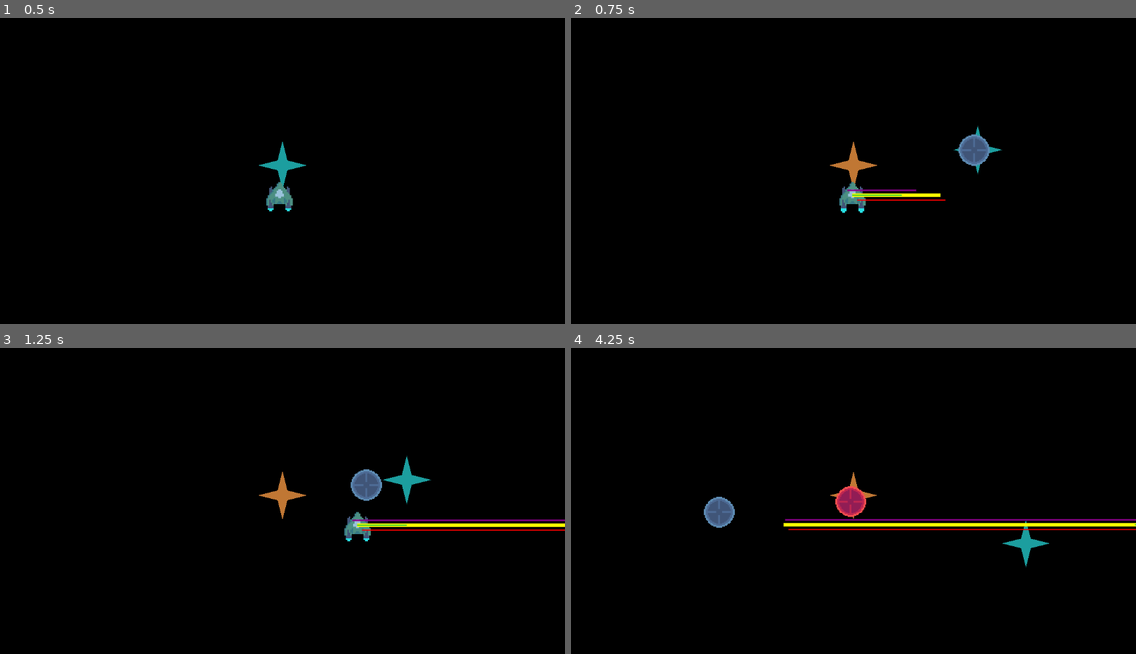
Above: before the commit, frames 1-4 (two rows, left to right).
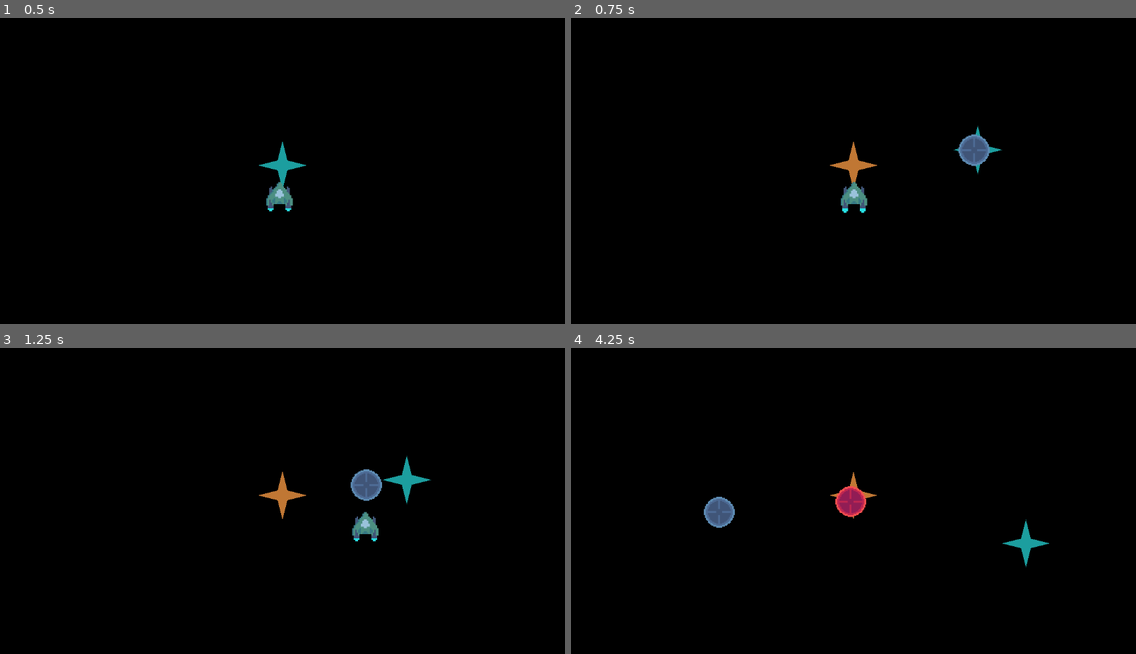
Above: after the commit, the same moments.

Repository: townofdon/godot-physics-test-2d
Game: Godot game, scene res://gameplay.tscn
The game is run twice, just before and just after one commit, with the same random seed, the same clock (stepped at 60 frames per second) and the same inputs.
Inputs (mouse positions are in pixels of both pictures, inside the frame that each line leads up to):
- Up to frame 1 (0.5 s): no input
- Up to frame 2 (0.75 s): move the mouse to (977, 149) at 0.52 s; hold D (right) from 0.53 s (still down); hold Shift (shift) from 0.53 s (still down); click (977, 149) at 0.67 s
- Up to frame 3 (1.25 s): keep holding D (right); keep holding Shift (shift)
- Up to frame 4 (4.25 s): release D (right) at 1.25 s; release Shift (shift) at 1.25 s; drag from (740, 510) to (825, 559) at 1.27 s; move the mouse to (910, 424) at 2.02 s; hold D (right) 2.03-2.75 s; hold - (zoom_out) 2.03-2.75 s; drag from (825, 559) to (684, 448) at 2.77 s; move the mouse to (1023, 543) at 3.52 s; hold Left (left) from 3.53 s (still down); hold = (zoom_in) from 3.53 s (still down)

Frame 1 is identical in both runs. In frame 2, 0.5% of the frame differs, in the area x 47-67%, y 53-64%; in frame 3, 1.3%; in frame 4, 1.7%, in the area x 37-100%, y 55-60%.

Commit message:
remove motor comments, add top_speed, tweak throttle

Diff:
--- a/core/KinematicStats.gd
+++ b/core/KinematicStats.gd
@@ -10,6 +10,13 @@
 
 var constants:KinematicConstants = KinematicConstants.new(DEFAULT_F, DEFAULT_Z, DEFAULT_R)
 
+@export_category("movement")
+@export var speed: float = 400
+@export var top_speed: float = 600
+## Determines how fast the vehicle reaches top speed
+@export_range(0.0, 1.0, 0.0001) var top_speed_growth: float = 0.0175
+
+@export_category("kinematics")
 ## frequency
 @export_range(0.0001, 10, 0.0001, "exp") var f:float = DEFAULT_F:
 	get:
@@ -65,17 +72,19 @@
 
 @export_category("handling")
 ## 0 => slowest throttle up, 1 => infinitely fast throttle up
-@export_range(0.1, 1.0, 0.001) var throttle_up_speed: float = 0.2:
+@export_range(0.001, 1.0, 0.001) var throttle_up_speed: float = 0.2:
 	get:
 		return throttle_up_speed
 	set(value):
 		throttle_up_speed = value
 		on_stats_changed.emit()
-# TODO: REMOVE THIS
-@export_range(0.0, 2.0, 0.001) var throttle_up_time: float = 0.15
 @export_range(0.0, 2.0, 0.001) var throttle_down_time: float = 0.3
 ## Vehicle handling — determines responsiveness of changing directions
 @export_range(0.0, 1.0, 0.001) var handling: float = 0.5
+
+@export_category("arrival")
+@export var arrive_distance: float = 50
+@export var arrive_curve: Curve
 
 func _init() -> void:
 	_update_constants()
--- a/entities/entity.gd
+++ b/entities/entity.gd
@@ -1,14 +1,10 @@
 extends CharacterBody2D
 class_name Entity
 
+# TODO: REMOVE
 @export_category("movement")
 @export var speed: float = 50
-@export_range(0.0, 2.0, 0.001) var throttle_up_time: float = 0.3
-@export_range(0.0, 2.0, 0.001) var throttle_down_time: float = 0.15
-
-@export_category("arrival")
-@export var arrive_distance: float = 50
-@export var arrive_curve: Curve
+@export var top_speed: float = 60
 
 @export_category("physics")
 @export var mass: float = 100
@@ -27,12 +23,7 @@
 	var init_direction: Vector2 = (marker.global_position - global_position).normalized()
 	velocity = init_direction * speed
 
-var wait := Constants.DEBUG_WAIT_FRAMES
 func _physics_process(delta: float) -> void:
-	if wait < Constants.DEBUG_WAIT_FRAMES:
-		wait += 1
-		return
-	wait = 0
 	# handle external forces
 	var external_velocity := Vector2.ZERO
 	var computed_velocity := Vector2.ZERO
--- a/entities/motor.gd
+++ b/entities/motor.gd
@@ -1,22 +1,18 @@
 extends Node2D
 class_name Motor
 
-# sets velocity per frame
-# controls acceleration
-# controls rotation
-# exposes methods:
-# - moveTo(point)
-# - move(direction, strength = 1)
 @export var stats:KinematicStats
 
 @onready var entity:Entity = get_parent()
 
 enum Mode { Manual, Arrive }
+const DEBUG := false
 
 var mode := Mode.Manual
 var input := Vector2.ZERO # move input
 var destination := Vector2.ZERO # arrival destination
 var throttle := 0.0
+var top_speed_factor := 0.0
 var dynamics:SecondOrderDynamics
 
 var v_mom := Vector2.ZERO # velocity contribution from faux momentum
@@ -25,105 +21,6 @@
 ## Call this when the entity collides with something.
 func reset_forces() -> void:
 	dynamics = SecondOrderDynamics.new(entity.velocity)
-
-func _ready() -> void:
-	process_priority = -10
-	assert(!!stats, "KinematicStats unassigned in " + utils.full_name(self))
-	assert(entity is Entity)
-	assert(stats is KinematicStats)
-	dynamics = SecondOrderDynamics.new(entity.velocity)
-
-func _process(_delta: float) -> void:
-	queue_redraw()
-
-var wait := Constants.DEBUG_WAIT_FRAMES
-func _physics_process(delta: float) -> void:
-	if !entity: return
-	if !stats: return
-	if wait < Constants.DEBUG_WAIT_FRAMES:
-		wait += 1
-		return
-	wait = 0
-
-	# prepare input
-	var arrival: float = 0.0
-	if mode == Mode.Arrive:
-		var vector_to_point:Vector2 = destination - self.global_position
-		self.input = vector_to_point.normalized()
-		arrival = clamp(vector_to_point.length() / max(entity.arrive_distance, 0.1), 0, 1)
-		if entity.arrival_curve:
-			arrival = clamp(entity.arrival_curve.sample_baked(arrival), 0, 1)
-	var has_input := !input.is_zero_approx()
-
-	# set throttle based on input
-	if has_input:
-		throttle += delta / max(stats.throttle_up_time, 0.01)
-	else:
-		throttle -= delta / max(stats.throttle_down_time, 0.01)
-	throttle = clamp(throttle, 0, 1)
-
-	# calc new velocity
-	var desired_velocity := input * throttle * entity.speed
-	v_kin = dynamics.compute(delta, stats.constants, desired_velocity)
-	v_mom = lerp(entity.velocity, Vector2.ZERO, stats.drag)
-	if mode == Mode.Manual:
-		# we want to blend between velocity when input is received vs. no input
-		#var velocity_input := Vector2.ZERO
-		#var velocity_no_input := Vector2.ZERO
-		## We already have the main new velocity.
-		## Now, compute how much additional velocity is contributed by momentum.
-		## Basically, determine how much force to apply orthogonal to the input vector.
-		## d_velocity (drag velocity) can be manipulated to simulate better vehicle handling.
-		#var delta_towards_old_v := entity.velocity - k_velocity
-		## FIXME: THERE'S A BUG WHERE FLYING IN A FIGURE-8 RESULTS IN SUDDEN STOPS.
-		#d_velocity = utils.project(delta_towards_old_v, input.orthogonal())
-		#d_velocity = lerp(d_velocity, Vector2.ZERO, stats.drag)
-
-		## Any contribution of k_vel towards momentum needs to be subtracted from d_vel.
-		## If the resulting difference is negative (backwards), ignore it.
-		## let v = velocity
-		## let v2 = k_vel projected onto vel
-		## let v3 = v - v2
-		## if |v3| < 0, set v3 to zero
-		#d_velocity = entity.velocity - utils.project(k_velocity, entity.velocity)
-		#if d_velocity.dot(entity.velocity) < 0: d_velocity = Vector2.ZERO
-		#d_velocity = lerp(d_velocity, Vector2.ZERO, stats.drag)
-
-		# Determine momentum's contribution to velocity.
-		# Remove the "v_kin component" — v_kin projected onto v_mom.
-		var v2_mom := v_mom - utils.project(v_kin, v_mom)
-		if v2_mom.dot(v_mom) < 0: v2_mom = Vector2.ZERO
-		if v2_mom.length_squared() > v_mom.length_squared(): v2_mom = v_mom
-		var mom_alignment := utils.dot01(input, v_mom)
-		v2_mom = lerp(v2_mom * 0.95 * clamp(1 - stats.handling, 0, 1), v2_mom, mom_alignment)
-		# we want to blend between velocity when input is received vs. no input
-		var velocity_input := v_kin + v2_mom
-		var velocity_no_input := v_mom
-		entity.velocity = lerp(velocity_no_input, velocity_input, clamp(input.length(), 0, 1))
-	elif mode == Mode.Arrive:
-		entity.velocity = v_kin * arrival
-		var has_arrived := arrival <= Constants.EPSILON
-		if has_arrived: mode = Mode.Manual
-
-	#print(entity.velocity, v_kin, v_mom)
-
-	# set state for next frame
-	input = Vector2.ZERO
-
-func _draw() -> void:
-	#debug_velocity(velocity, Color.RED)
-	#debug_velocity(velocity * drag_factor, Color.YELLOW)
-	var a := entity.velocity
-	var b := v_kin
-	var c := v_mom
-	var d := input * 50
-	debug_velocity(a, Color.YELLOW, 6)
-	debug_velocity(b, Color.RED, 1, Vector2(1, 1) * 10)
-	debug_velocity(c, Color.DARK_MAGENTA, 2, Vector2(-1, -1) * 10)
-	debug_velocity(d, Color.LIME_GREEN, 1)
-
-func debug_velocity(vel:Vector2, color:Color, width:float = 2.0, offset = Vector2.ZERO) -> void:
-	draw_line(Vector2.ZERO + offset, vel * 2 + offset, color, width, true)
 
 # call every _physics_process
 func move(delta: float, input: Vector2) -> void:
@@ -136,3 +33,81 @@
 func move_to(point: Vector2) -> void:
 	destination = point
 	mode = Mode.Arrive
+
+func _ready() -> void:
+	process_priority = -10
+	assert(!!stats, "motor must have Entity as a parent: " + utils.full_name(self))
+	assert(!!stats, "KinematicStats unassigned in " + utils.full_name(self))
+	assert(stats is KinematicStats)
+	assert(entity is Entity)
+	dynamics = SecondOrderDynamics.new(entity.velocity)
+
+func _process(_delta: float) -> void:
+	if !DEBUG: return
+	queue_redraw()
+
+func _physics_process(delta: float) -> void:
+	if !entity: return
+	if !stats: return
+
+	# prepare input
+	var arrival: float = 0.0
+	if mode == Mode.Arrive:
+		var vector_to_point:Vector2 = destination - self.global_position
+		self.input = vector_to_point.normalized()
+		arrival = clamp(vector_to_point.length() / max(stats.arrive_distance, 0.1), 0, 1)
+		if stats.arrival_curve:
+			arrival = clamp(stats.arrival_curve.sample_baked(arrival), 0, 1)
+	var has_input := !input.is_zero_approx()
+
+	# set throttle based on input
+	if has_input:
+		throttle += lerp(throttle, 1.0, stats.throttle_up_speed)
+	else:
+		throttle -= delta / max(stats.throttle_down_time, 0.01)
+	throttle = clamp(throttle, 0, 1)
+
+	# handle top speed
+	if entity.velocity.length_squared() > stats.speed * stats.speed * 0.9:
+		top_speed_factor = lerp(top_speed_factor, 1.0, stats.top_speed_growth)
+	else:
+		top_speed_factor = 0
+
+	# calc new velocity
+	var desired_speed:float = lerp(stats.speed, stats.top_speed, top_speed_factor)
+	var desired_velocity := input * throttle * desired_speed
+	v_kin = dynamics.compute(delta, stats.constants, desired_velocity)
+	v_mom = lerp(entity.velocity, Vector2.ZERO, stats.drag)
+	if mode == Mode.Manual:
+		# Determine momentum's contribution to velocity.
+		# Remove the "v_kin component" — v_kin projected onto v_mom.
+		var v2_mom := v_mom - utils.project(v_kin, v_mom)
+		if v2_mom.dot(v_mom) < 0: v2_mom = Vector2.ZERO
+		if v2_mom.length_squared() > v_mom.length_squared(): v2_mom = v_mom
+		var mom_alignment := utils.dot01(input, v_mom)
+		v2_mom = lerp(v2_mom * 0.95 * clamp(1 - stats.handling, 0, 1), v2_mom, mom_alignment)
+		# we want to blend between velocity when input is received vs. no input
+		var velocity_input := v_kin + v2_mom
+		var velocity_no_input := v_mom
+		entity.velocity = lerp(velocity_no_input, velocity_input, clamp(input.length() * throttle, 0, 1))
+	elif mode == Mode.Arrive:
+		entity.velocity = v_kin * arrival
+		var has_arrived := arrival <= Constants.EPSILON
+		if has_arrived: mode = Mode.Manual
+
+	# set state for next frame
+	input = Vector2.ZERO
+
+func _draw() -> void:
+	if !DEBUG: return
+	var a := entity.velocity
+	var b := v_kin
+	var c := v_mom
+	var d := input * 50
+	debug_velocity(a, Color.YELLOW, 6)
+	debug_velocity(b, Color.RED, 1, Vector2(1, 1) * 10)
+	debug_velocity(c, Color.DARK_MAGENTA, 2, Vector2(-1, -1) * 10)
+	debug_velocity(d, Color.LIME_GREEN, 1)
+
+func debug_velocity(vel:Vector2, color:Color, width:float = 2.0, offset = Vector2.ZERO) -> void:
+	draw_line(Vector2.ZERO + offset, vel * 2 + offset, color, width, true)
--- a/entities/player.tscn
+++ b/entities/player.tscn
@@ -35,9 +35,10 @@
 size = Vector2(54, 15)
 
 [node name="Player" type="CharacterBody2D"]
+motion_mode = 1
 script = ExtResource("1_b0kkn")
 speed = 400.0
-throttle_up_time = 0.15
+top_speed = 600.0
 mass = 10.34
 
 [node name="AnimatedSprite2D" type="AnimatedSprite2D" parent="."]
--- a/resources/kinematics/k_player.tres
+++ b/resources/kinematics/k_player.tres
@@ -4,14 +4,18 @@
 
 [resource]
 script = ExtResource("1_x2ya6")
+speed = 400.0
+top_speed = 600.0
+top_speed_growth = 0.0175
 f = 1.1265
 z = 0.691
 r = 0.0
 use_pole_matching = false
-domain = 1.0
+domain = 3.5
 viz = 0
 drag = 0.015
+throttle_up_speed = 0.12
+throttle_down_time = 0.3
 handling = 0.5
-throttle_up_time = 0.15
-throttle_down_time = 0.3
+arrive_distance = 50.0
 metadata/_custom_type_script = "uid://2x414g40wwmg"
Not shown, changed: addons/kinematics_viz/editor_property.gd
